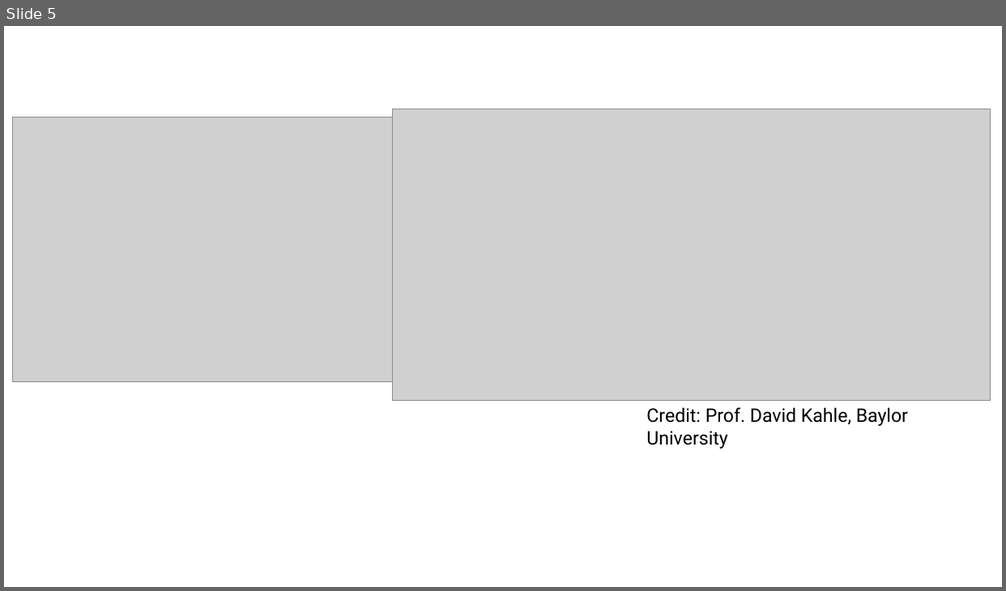
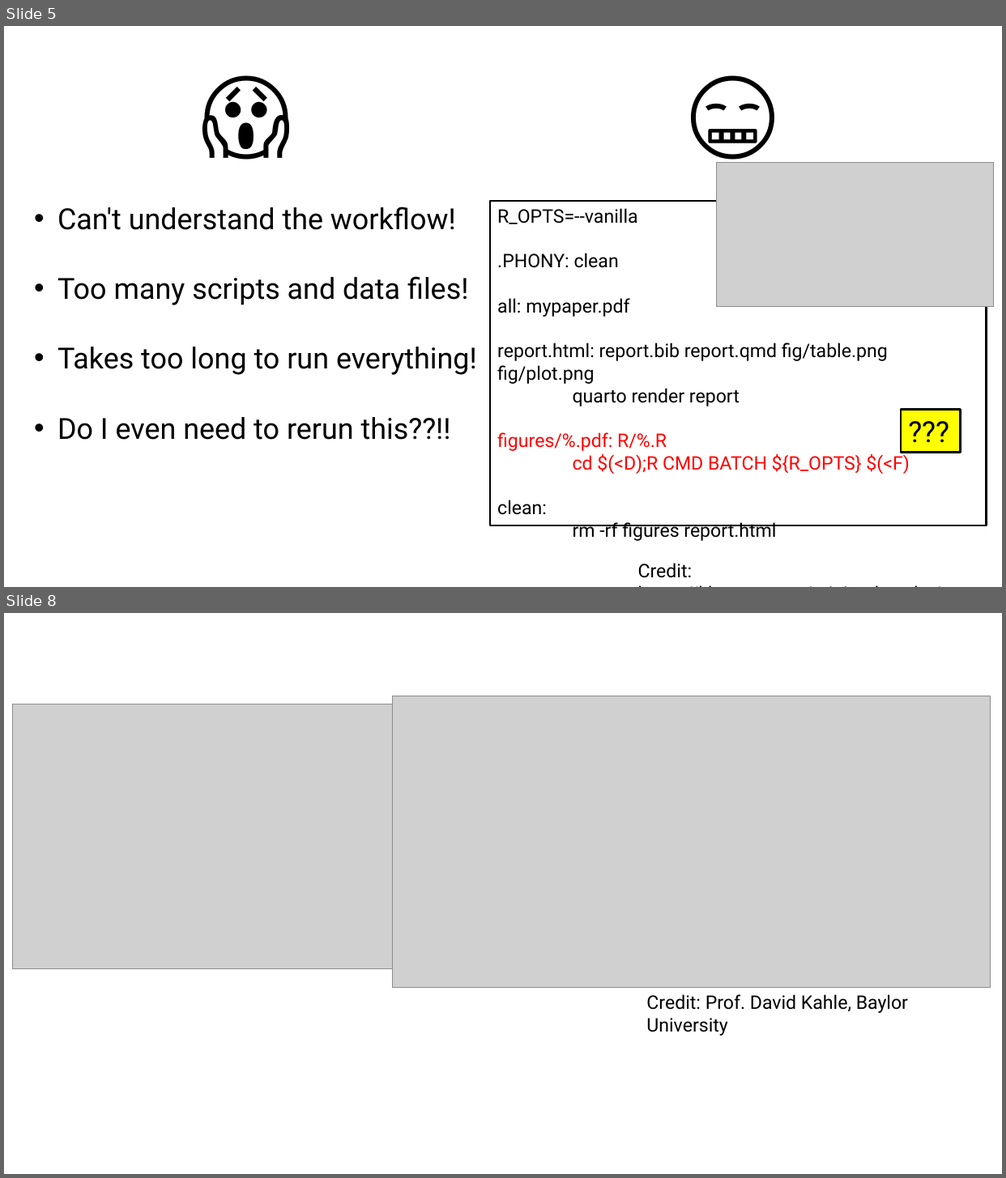
Before and after one commit to wlandau/LatinR2024, a slide deck: images/images.pptx. Shown one above the other, each under a label of ours: slide 5 before the commit, slides 5 and 8 after it; the slides between them are not shown. The pictures are 1006x591 and 1006x1178 pixels, drawn with LibreOffice and Linux fonts; fonts in the diff are those of the drawing; grey boxes stand for pictures. Boxes give left, top, right and bottom in pixels: in the first picture for what was removed or moved away, otherwise in the second. Text is boxed around its words. In the diff, an @@ line names an element or a change of style, - is before the commit and + after.

```diff
--- a/images/images.pptx
+++ b/images/images.pptx
@@ slide 5 added at bbox=[4, 26, 1002, 587], background #FFFFFF @@
@@ text added at bbox=[192, 42, 306, 171], 96 pt, text #000000 @@
+😱
@@ text added at bbox=[680, 42, 796, 171], 96 pt, text #000000 @@
+😬
@@ picture added at bbox=[717, 162, 993, 307] @@
@@ text added at bbox=[57, 207, 477, 440], 28 pt, text #000000 @@
+• Can't understand the workflow!
+• Too many scripts and data files!
+• Takes too long to run everything!
+• Do I even need to rerun this??!!
@@ rectangle added at bbox=[491, 201, 987, 526], outline #000000 2 pt, 18 pt, text #000000 @@
+R_OPTS=--vanilla
+.PHONY: clean
+all: mypaper.pdf
+report.html: report.bib report.qmd fig/table.png fig/plot.png
+quarto render report
+figures/%.pdf: R/%.R
+cd $(<D);R CMD BATCH ${R_OPTS} $(<F)
+clean:
+rm -rf figures report.html
@@ rectangle added at bbox=[901, 410, 960, 453], fill #FFFF00, outline #000000 2 pt, 28 pt, text #000000 @@
+???
@@ text added at bbox=[638, 563, 692, 578], 18 pt, text #000000 @@
+Credit: https://kbroman.org/minimal_make/
@@ what was slide 5 is now slide 8 @@
```
Also in this commit, not shown: 6 other slides added, 7 other files.
